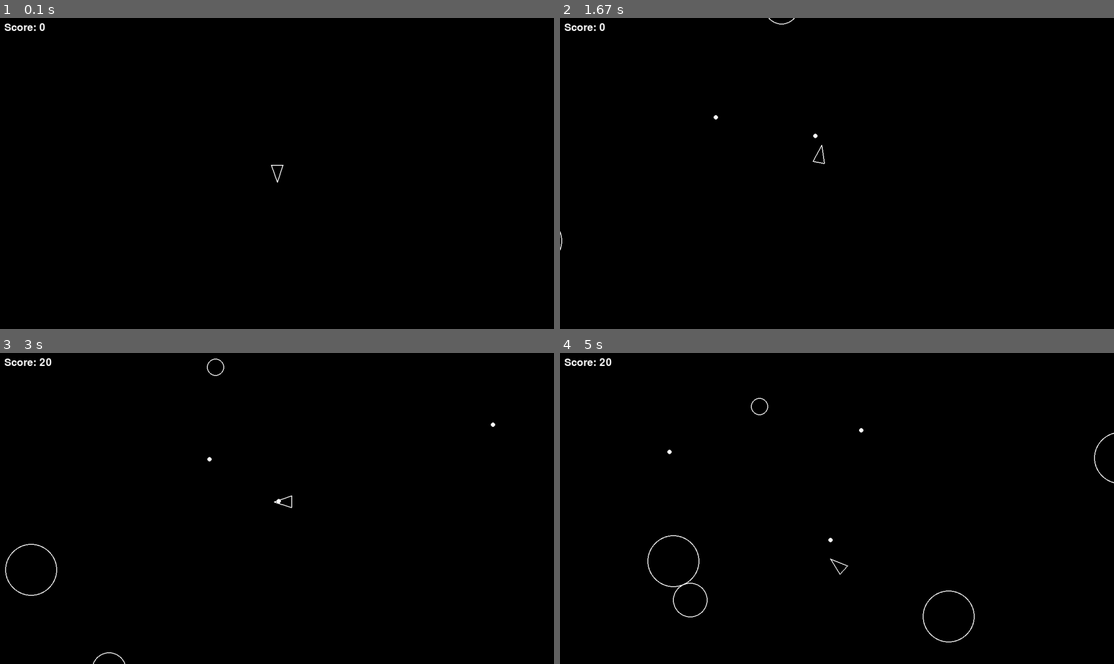
Above: before the commit, frames 1-4 (two rows, left to right).
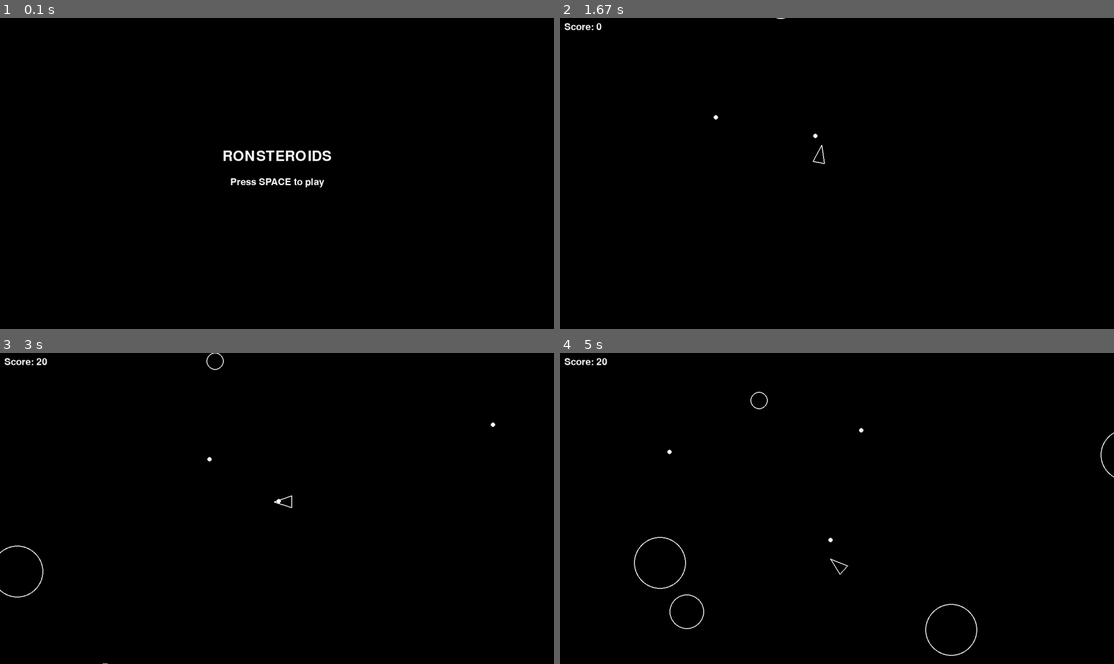
Above: after the commit, the same moments.

Repository: EERON36/pygame-asteroids
Game: pygame game, started from main.py
Two runs of this game, one before a commit and one after it. Both use one fixed random seed, a clock stepped at 60 frames per second and the inputs below.
Inputs:
- Up to frame 1 (0.1 s): no input
- Up to frame 2 (1.67 s): tap Space at 0.33, 0.73, 1.03, 1.23, 1.57 s; hold D 0.67-1.13 s; hold W 1.17-1.47 s; hold D from 1.5 s (still down)
- Up to frame 3 (3 s): tap Space at 1.87, 2.07, 2.37, 2.63, 2.97 s; release D at 1.97 s; hold A 2-2.53 s; hold S 2.57-2.87 s; hold A from 2.9 s (still down)
- Up to frame 4 (5 s): tap Space at 3.27, 3.4, 3.8, 4.1, 4.47, 4.87 s; release A at 3.3 s; hold W 3.33-3.7 s; hold D 3.73-4.37 s; hold S 4.4-4.77 s; hold A from 4.8 s (still down)

The runs differ from the first frame. In frame 1, 0.8% of the frame differs, in the area x 0-60%, y 1-55%; in frame 2, 0.2%; in frame 3, 0.5%; in frame 4, 1.0%, in the area x 0-100%, y 1-98%.

Commit message:
Add game states, restart screen and music

Diff:
--- a/main.py
+++ b/main.py
@@ -10,10 +10,26 @@
 
 def main():
     pygame.init()
+
+    # Music
+    pygame.mixer.init()
+    pygame.mixer.music.load("OST.mp3")
+    pygame.mixer.music.set_volume(0.5)
+    pygame.mixer.music.play(-1)
+
     clock = pygame.time.Clock()
     dt = 0
     screen = pygame.display.set_mode((SCREEN_WIDTH, SCREEN_HEIGHT))
+    font = pygame.font.SysFont(None, 48)
+    small_font = pygame.font.SysFont(None, 32)
+
+    # Menu
     score = 0
+    MENU = "menu"
+    PLAYING = "playing"
+    GAME_OVER = "game_over"
+
+    game_state = MENU
 
     # Groups
     updatable = pygame.sprite.Group()
@@ -29,21 +45,47 @@
     player = Player(x=SCREEN_WIDTH / 2, y=SCREEN_HEIGHT / 2)
     asteroid_field = AsteroidField()
 
+    def reset_game():
+        nonlocal score, player, asteroid_field
+        score = 0
+
+        # reset groups
+        for group in (updatable, drawable, asteroids, shots):
+            group.empty()
+
+        # re-reg
+        Player.containers = (updatable, drawable)
+        Asteroid.containers = (asteroids, updatable, drawable)
+        AsteroidField.containers = (updatable,)
+        Shot.containers = (shots, updatable, drawable)
+
+        # re-create objects
+        player = Player(x=SCREEN_WIDTH / 2, y=SCREEN_HEIGHT / 2)
+        asteroid_field = AsteroidField()
+
     while True:
         log_state()
         for event in pygame.event.get():
             if event.type == pygame.QUIT:
                 return
+
+            if event.type == pygame.KEYDOWN:
+                if event.key == pygame.K_SPACE:
+                    if game_state in (MENU, GAME_OVER):
+                        reset_game()
+                        game_state = PLAYING
+
         # Update game state
         dt = clock.tick(60) / 1000
         # player.update(dt)
-        updatable.update(dt)
+        if game_state == PLAYING:
+            updatable.update(dt)
 
         for asteroid in asteroids:
             if player.collides_with(asteroid):
                 log_event("player_hit")
-                print("Game over!")
-                sys.exit()
+                game_state = GAME_OVER
+                # sys.exit()
 
         for asteroid in asteroids:
             for shot in shots:
@@ -57,14 +99,44 @@
         # Start rendering
         screen.fill("black")
 
-        # player.draw(screen)
-        for sprite in drawable:
-            sprite.draw(screen)
+        if game_state == MENU:
+            title = font.render("RONSTEROIDS", True, (255, 255, 255))
+            prompt = small_font.render("Press SPACE to play", True, (255, 255, 255))
 
-        # Draw score
-        font = pygame.font.SysFont(None, 36)
-        score_surf = font.render(f"Score: {score}", True, (255, 255, 255))
-        screen.blit(score_surf, (10, 10))
+            screen.blit(
+                title, title.get_rect(center=(SCREEN_WIDTH / 2, SCREEN_HEIGHT / 2 - 40))
+            )
+            screen.blit(
+                prompt,
+                prompt.get_rect(center=(SCREEN_WIDTH / 2, SCREEN_HEIGHT / 2 + 20)),
+            )
+
+        elif game_state == PLAYING:
+            for sprite in drawable:
+                sprite.draw(screen)
+
+            score_surf = small_font.render(f"Score: {score}", True, (255, 255, 255))
+            screen.blit(score_surf, (10, 10))
+
+        elif game_state == GAME_OVER:
+            game_over = font.render("GAME OVER", True, (255, 0, 0))
+            score_text = small_font.render(f"Score: {score}", True, (255, 255, 255))
+            prompt = small_font.render(
+                "Press SPACE to play again", True, (255, 255, 255)
+            )
+
+            screen.blit(
+                game_over,
+                game_over.get_rect(center=(SCREEN_WIDTH / 2, SCREEN_HEIGHT / 2 - 60)),
+            )
+            screen.blit(
+                score_text,
+                score_text.get_rect(center=(SCREEN_WIDTH / 2, SCREEN_HEIGHT / 2)),
+            )
+            screen.blit(
+                prompt,
+                prompt.get_rect(center=(SCREEN_WIDTH / 2, SCREEN_HEIGHT / 2 + 40)),
+            )
 
         pygame.display.flip()
 
Not shown, added: OST.mp3
